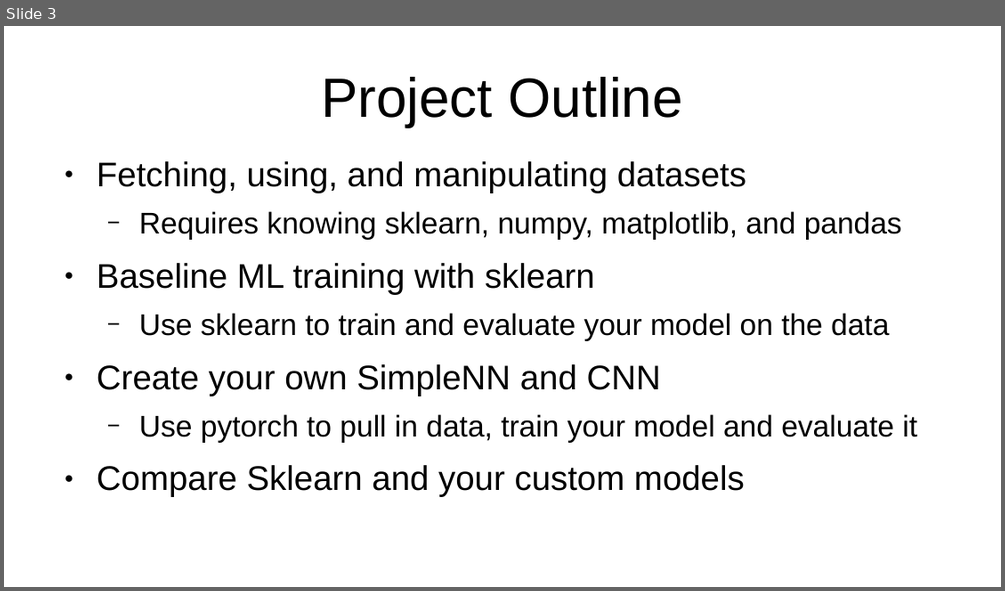
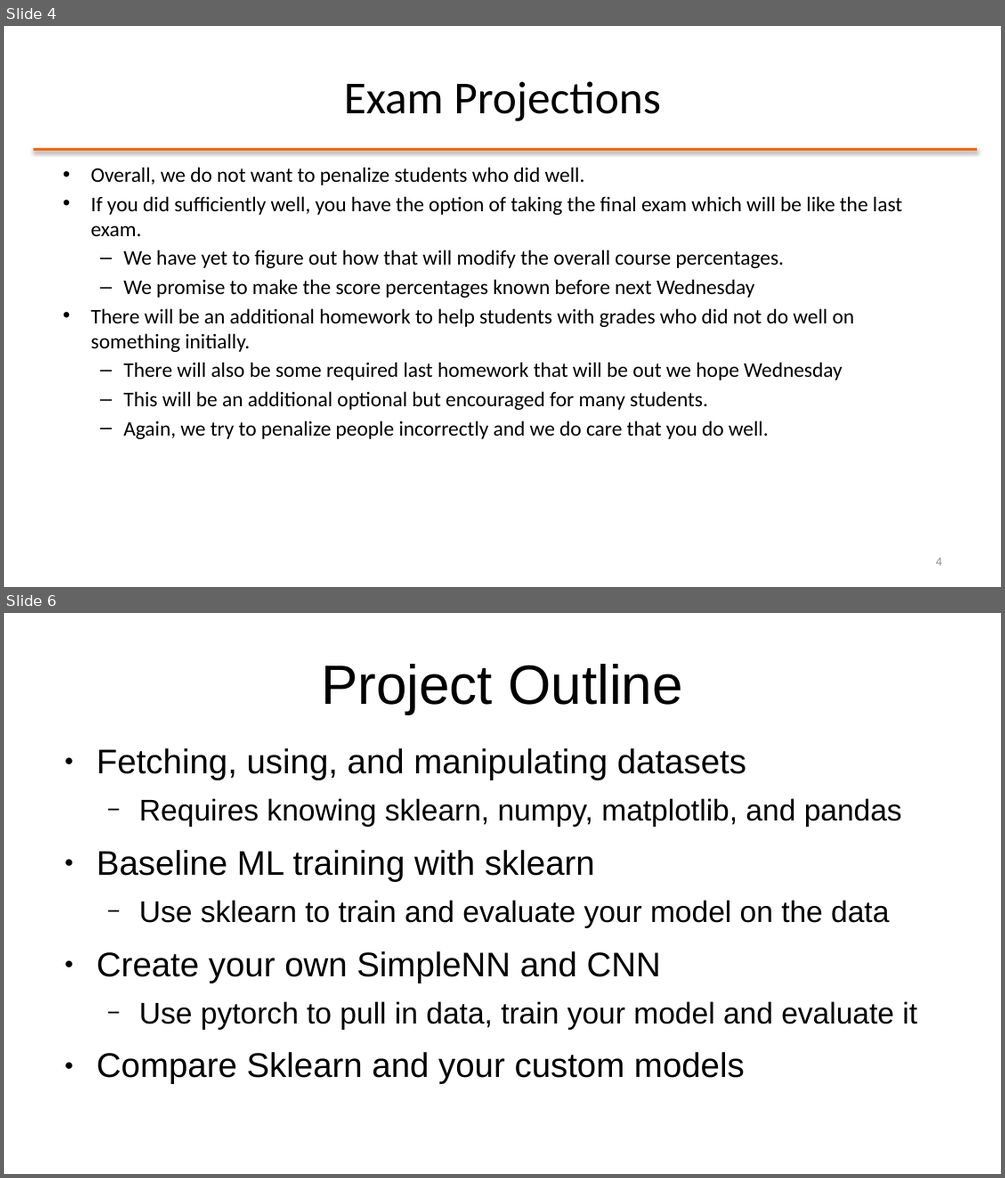
Before and after one commit to stineje/ecen4293F24, a slide deck: project/project-slides.pptx. Shown one above the other, each under a label of ours: slide 3 before the commit, slides 4 and 6 after it; the slides between them are not shown. The pictures are 1005x591 and 1005x1178 pixels, drawn with LibreOffice and Linux fonts; fonts in the diff are those of the drawing. Boxes give left, top, right and bottom in pixels: in the first picture for what was removed or moved away, otherwise in the second. Text is boxed around its words. In the diff, an @@ line names an element or a change of style, - is before the commit and + after.

```diff
--- a/project/project-slides.pptx
+++ b/project/project-slides.pptx
@@ slide 4 added at box(4, 26, 1001, 587), background #FFFFFF @@
@@ title added at box(344, 81, 661, 121), 36.4 pt, text #000000 @@
+Exam Projections
@@ line added from (33, 149) to (978, 149), #FF6600 2 pt @@
@@ text added at box(91, 167, 902, 439), 16.5 pt, text #000000 @@
+• Overall, we do not want to penalize students who did well.
+• If you did sufficiently well, you have the option of taking the final exam which will be like the last exam.
+  – We have yet to figure out how that will modify the overall course percentages.
+  – We promise to make the score percentages known before next Wednesday
+• There will be an additional homework to help students with grades who did not do well on something initially.
+  – There will also be some required last homework that will be out we hope Wednesday
+  – This will be an additional optional but encouraged for many students.
+  – Again, we try to penalize people incorrectly and we do care that you do well.
@@ page number added at box(936, 557, 942, 565), 9.9 pt, text #8C8C8C @@
+4
@@ what was slide 3 is now slide 6 @@
```
Also in this commit, not shown: 13 slides changed, 3 other slides added, 1 slide removed.
